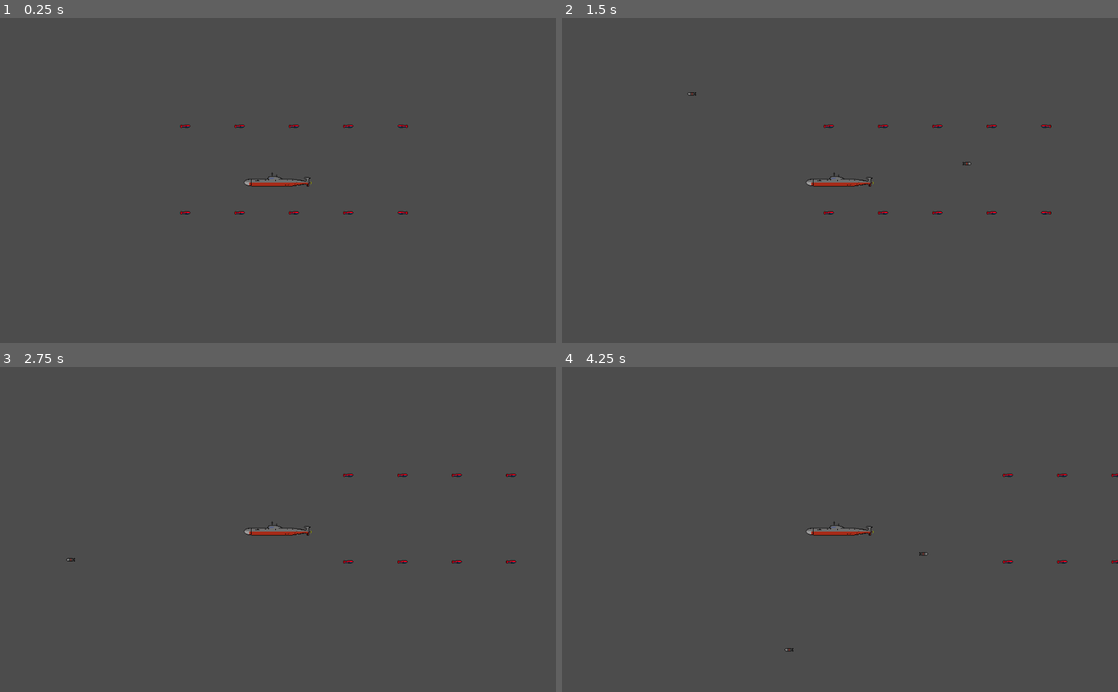
Above: before the commit, frames 1-4 (two rows, left to right).
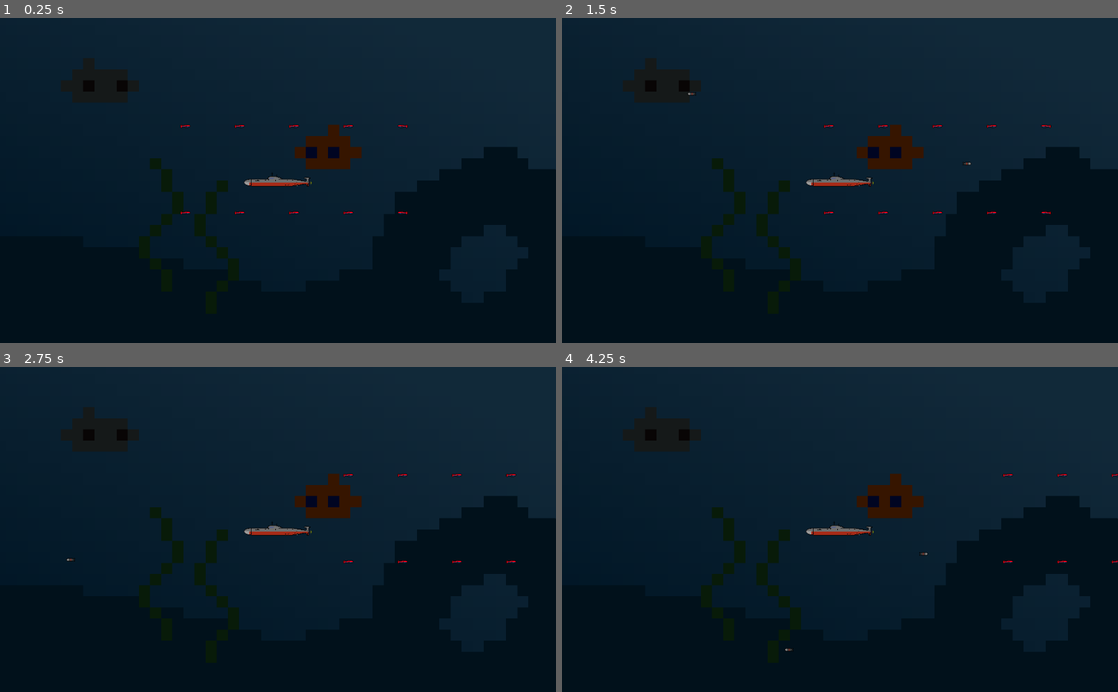
Above: after the commit, the same moments.

Repository: MihkelMK/suitsiidiindiviidid
Game: Godot game, scene res://minigame6/proovikaust/Main.tscn
Same seed, same stepped clock (60 frames per second), same inputs: the game is played once before the commit and once after it. The project has no main scene, so this scene is started directly.
Inputs (mouse positions are in pixels of both pictures, inside the frame that each line leads up to):
- Up to frame 1 (0.25 s): no input
- Up to frame 2 (1.5 s): tap Enter (ui_accept) at 0.5, 0.77 s; move the mouse to (962, 164) at 0.52 s; click (962, 164) at 0.67 s; move the mouse to (728, 196) at 1.27 s; click (728, 196) at 1.42 s
- Up to frame 3 (2.75 s): tap Enter (ui_accept) at 1.52 s; move the mouse to (333, 458) at 2.02 s; click (333, 458) at 2.17 s
- Up to frame 4 (4.25 s): move the mouse to (812, 594) at 2.77 s; click (812, 594) at 2.92 s; tap Enter (ui_accept) at 3.02, 3.5, 3.77 s; move the mouse to (1006, 578) at 3.52 s; click (1006, 578) at 3.67 s

The runs differ from the first frame. In frame 1, 100% of the frame differs, in the area x 0-100%, y 0-100%; in frame 2, 100%; in frame 3, 100%; in frame 4, 100%.

Commit message:
added background

Diff:
--- a/src/minigame6/proovikaust/Main.tscn
+++ b/src/minigame6/proovikaust/Main.tscn
@@ -1,13 +1,23 @@
-[gd_scene load_steps=5 format=2]
+[gd_scene load_steps=7 format=2]
 
 [ext_resource path="res://minigame6/proovikaust/Player.gd" type="Script" id=1]
 [ext_resource path="res://minigame6/art/submarine.png" type="Texture" id=2]
 [ext_resource path="res://minigame6/proovikaust/shooters.gd" type="Script" id=3]
+[ext_resource path="res://minigame6/art/backgroud.png" type="Texture" id=4]
+
+[sub_resource type="CanvasItemMaterial" id=2]
+blend_mode = 3
 
 [sub_resource type="RectangleShape2D" id=1]
 
 [node name="Node2D" type="Node2D"]
 script = ExtResource( 3 )
+
+[node name="Backgroud" type="Sprite" parent="."]
+material = SubResource( 2 )
+position = Vector2( 1.90735e-06, -1.42109e-14 )
+scale = Vector2( 20.5, 20.5 )
+texture = ExtResource( 4 )
 
 [node name="KinematicBody2D" type="KinematicBody2D" parent="."]
 script = ExtResource( 1 )
Binary file added: src/minigame6/art/backgroud.png
Not shown, added: src/minigame6/art/backgroud.png.import
